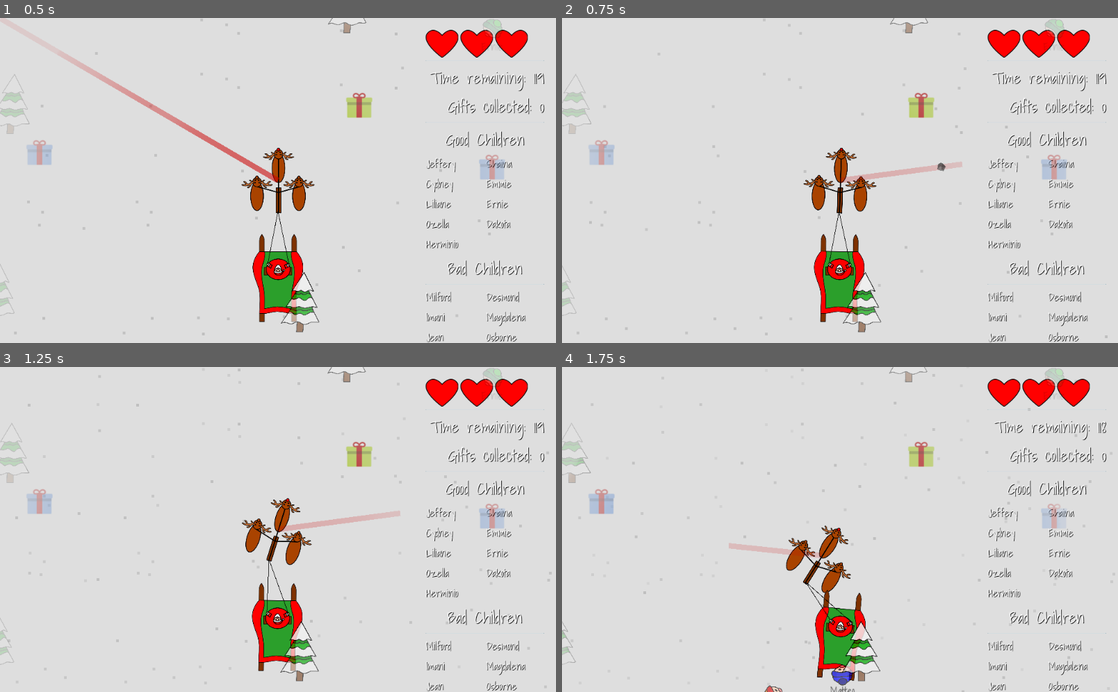
Above: before the commit, frames 1-4 (two rows, left to right).
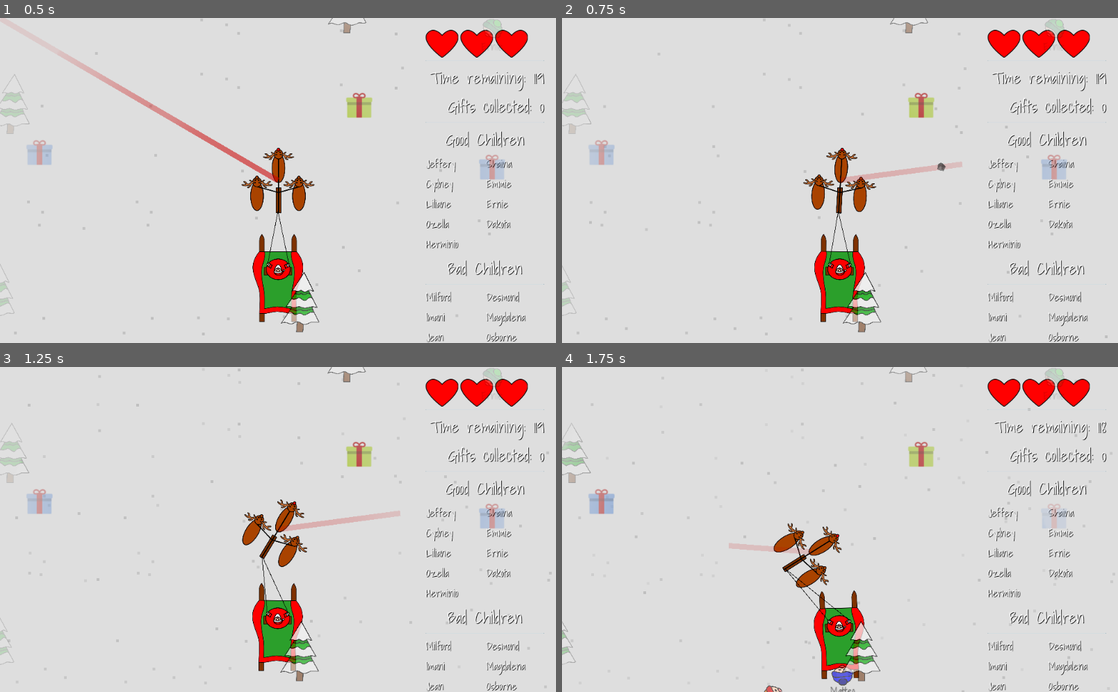
Above: after the commit, the same moments.

Repository: GameDrivenDesign/SebastHolyWandarousChristmasGame
Game: Godot game, scene res://scenes/world/world.tscn
Two runs of this game, one before a commit and one after it. Both use one fixed random seed, a clock stepped at 60 frames per second and the inputs below. Sound files missing from this copy of the repository are replaced by a short silence.
Inputs (mouse positions are in pixels of both pictures, inside the frame that each line leads up to):
- Up to frame 1 (0.5 s): no input
- Up to frame 2 (0.75 s): move the mouse to (962, 164) at 0.52 s; hold Right (right) from 0.53 s (still down); hold Right mouse button (coal_projectile) from 0.53 s (still down)
- Up to frame 3 (1.25 s): keep holding Right (right); keep holding Right mouse button (coal_projectile)
- Up to frame 4 (1.75 s): move the mouse to (728, 545) at 1.27 s; release Right (right) at 1.28 s; release Right mouse button (coal_projectile) at 1.28 s; hold Down (down) from 1.28 s (still down); tap Ctrl (coal_projectile_full_auto_modifier) at 1.35 s

Frame 1 is identical in both runs. In frame 2, 0.7% of the frame differs, in the area x 43-57%, y 39-94%; in frame 3, 1.3%; in frame 4, 2.5%, in the area x 0-56%, y 29-100%.

Commit message:
Fix rotation speed

Diff:
--- a/scenes/world/world.tscn
+++ b/scenes/world/world.tscn
@@ -51,7 +51,7 @@
 
 position = Vector2( 2972.18, 1346.04 )
 _sections_unfolded = [ "Angular", "Collision", "Linear", "Transform" ]
-rotation_speed = 4.5
+rotation_speed = 8.1
 
 [node name="Camera2D" type="Camera2D" parent="player" index="2"]
 
